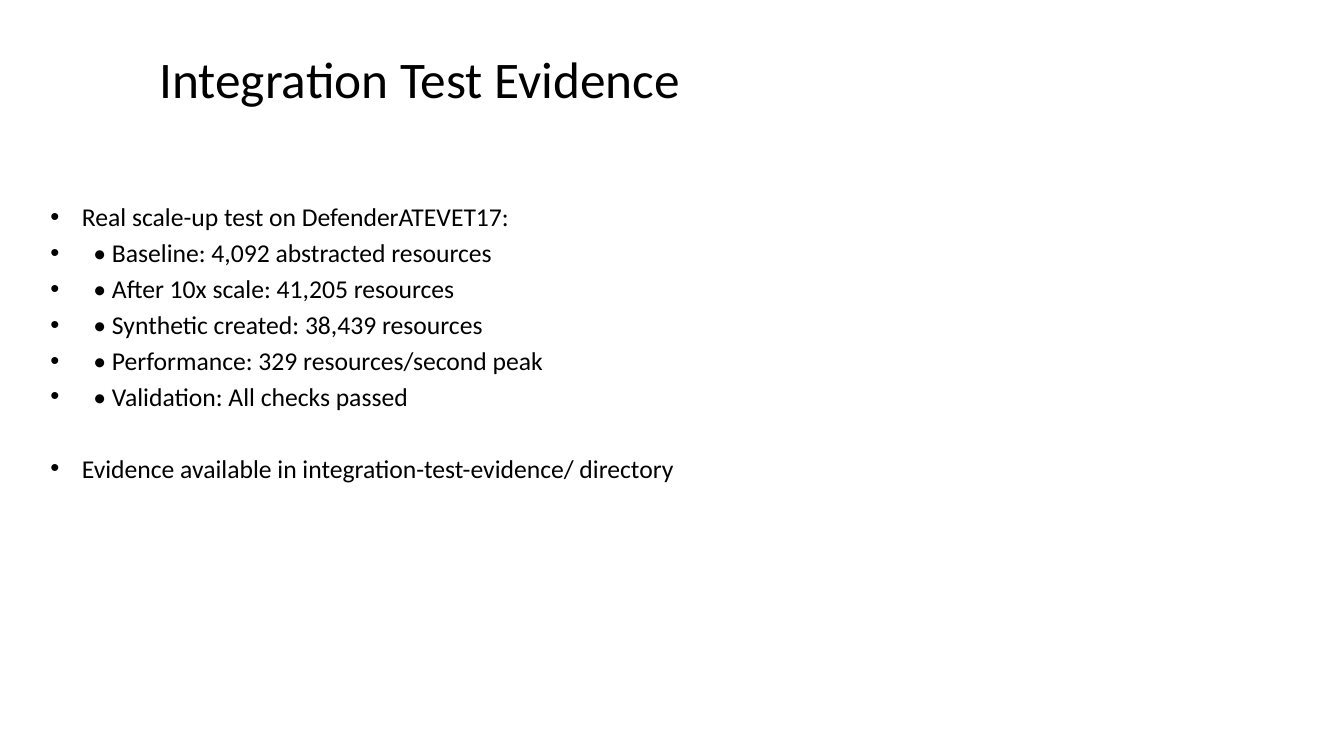
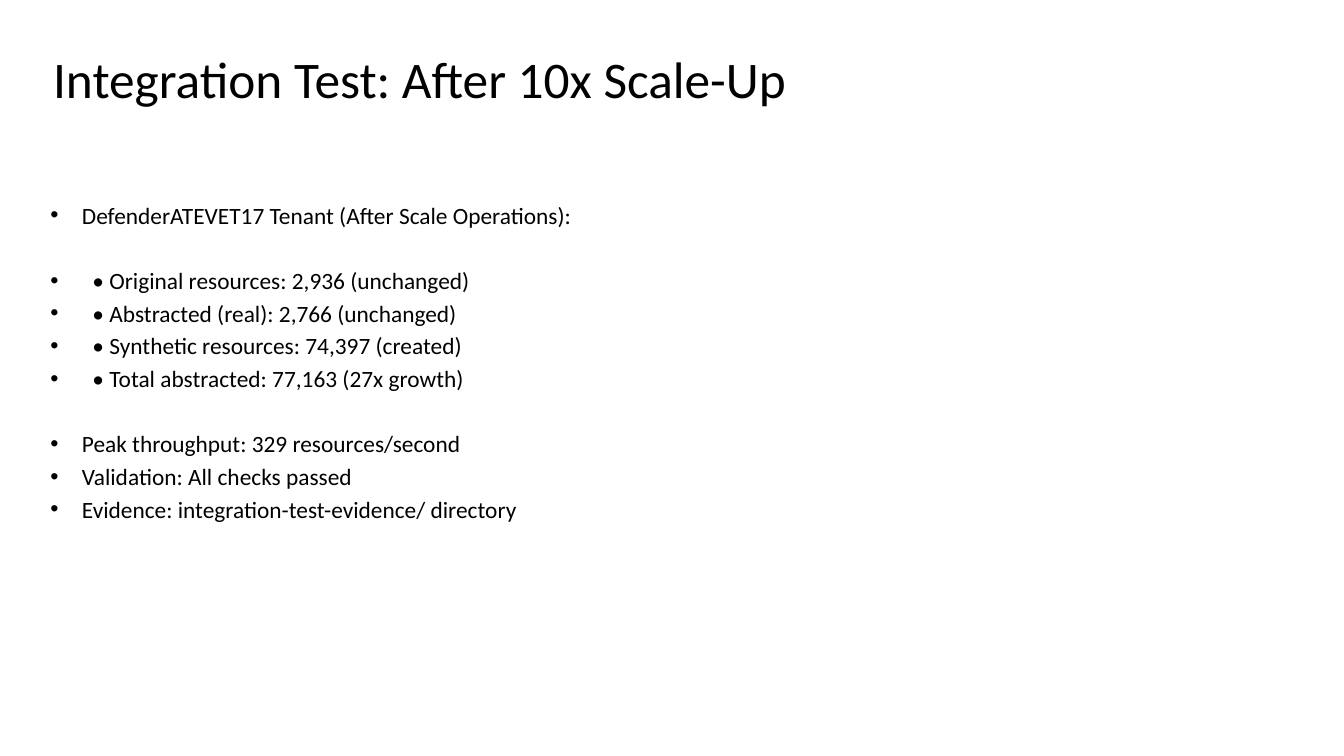
Before and after one commit to rysweet/azure-tenant-grapher, a slide deck: slide 8 of Scale_Operations_Implementation.pptx (slide 6 before the commit). Drawn at 1344x756 pixels with LibreOffice and Linux fonts; fonts in the diff are those of the drawing. Boxes give left, top, right and bottom in pixels: in the first picture for what was removed or moved away, otherwise in the second. Text is boxed around its words. In the diff, an @@ line names an element or a change of style, - is before the commit and + after.

```diff
--- a/Scale_Operations_Implementation.pptx
+++ b/Scale_Operations_Implementation.pptx
@@ title at <box>53,62,786,107</box>: text changed @@
-Integration Test Evidence
+Integration Test: After 10x Scale-Up
@@ text at <box>82,207,571,522</box>: text changed; size 22 to 20 pt @@
-• Real scale-up test on DefenderATEVET17:
-• • Baseline: 4,092 abstracted resources
-• • After 10x scale: 41,205 resources
-• • Synthetic created: 38,439 resources
-• • Performance: 329 resources/second peak
-• • Validation: All checks passed
-• Evidence available in integration-test-evidence/ directory
+• DefenderATEVET17 Tenant (After Scale Operations):
+• • Original resources: 2,936 (unchanged)
+• • Abstracted (real): 2,766 (unchanged)
+• • Synthetic resources: 74,397 (created)
+• • Total abstracted: 77,163 (27x growth)
+• Peak throughput: 329 resources/second
+• Validation: All checks passed
+• Evidence: integration-test-evidence/ directory
```
Also in this commit, not shown: 6 other slides changed, 8 slides added, 4 slides removed.
